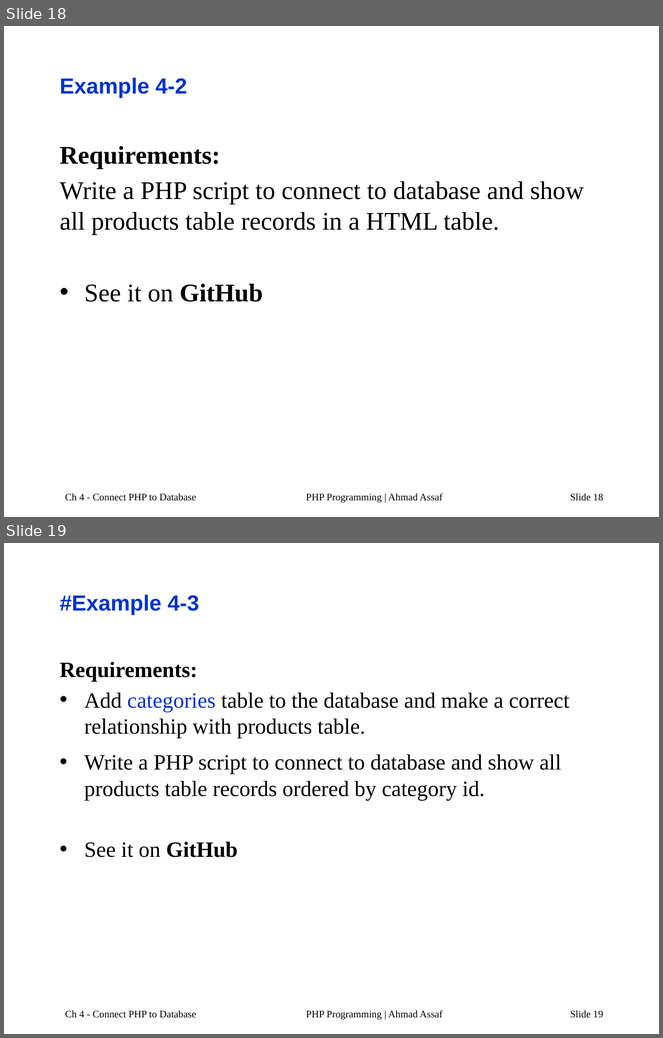
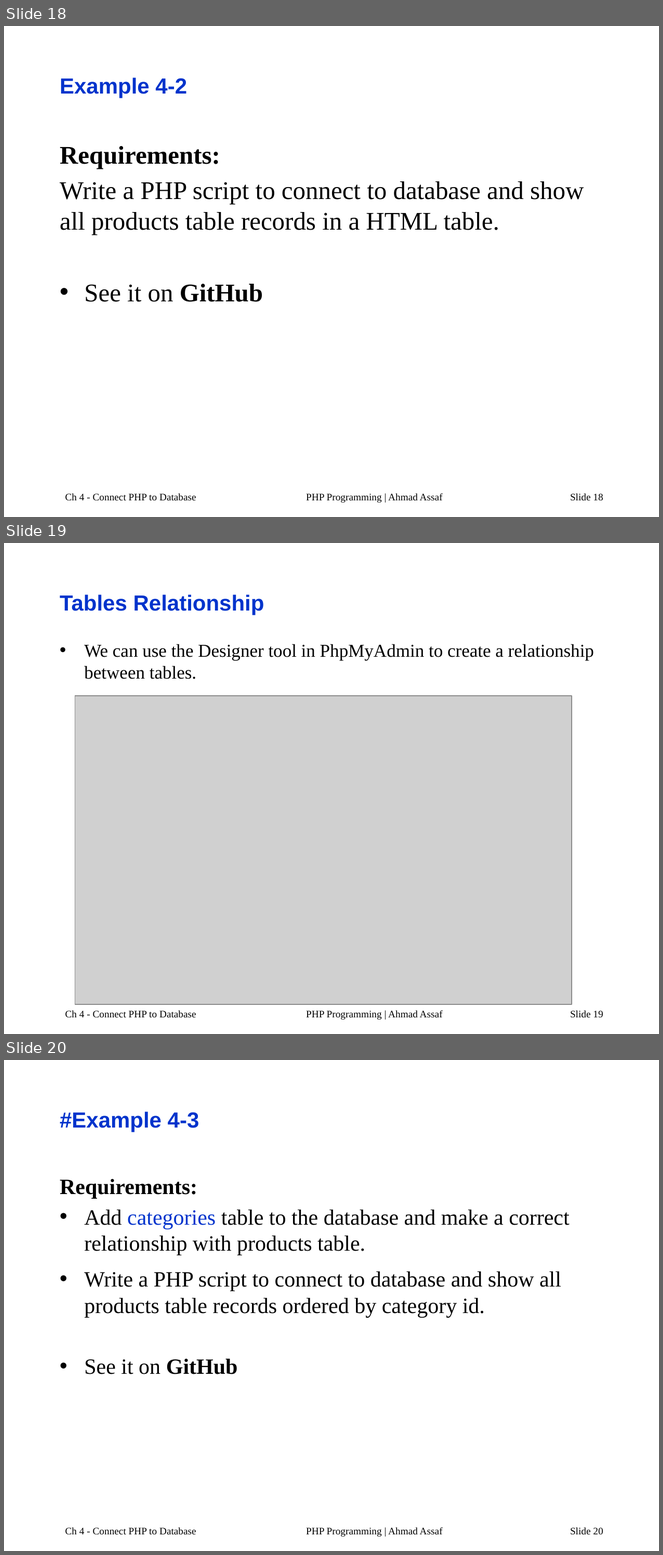
Before and after one commit to AhmadAssafCode/PHP2211, a slide deck: others/PHP-Ch4a.pptx. Shown one above the other, each under a label of ours: slides 18 and 19 before the commit, slides 18, 19 and 20 after it. The pictures are 663x1038 and 663x1555 pixels, drawn with LibreOffice and Linux fonts; fonts in the diff are those of the drawing; grey boxes stand for pictures. Boxes give left, top, right and bottom in pixels: in the first picture for what was removed or moved away, otherwise in the second. Text is boxed around its words. In the diff, an @@ line names an element or a change of style, - is before the commit and + after.

```diff
--- a/others/PHP-Ch4a.pptx
+++ b/others/PHP-Ch4a.pptx
@@ slide 19 added at bbox=[4, 543, 659, 1034], background #FFFFFF @@
@@ title added at bbox=[60, 594, 265, 615], 24 pt, text #0033CC, bold @@
+Tables Relationship
@@ text added at bbox=[84, 644, 594, 679], 20 pt, text #000000 @@
+• We can use the Designer tool in PhpMyAdmin to create a relationship between tables.
@@ picture added at bbox=[75, 696, 571, 1005] @@
@@ text added at bbox=[65, 1010, 196, 1018], 11 pt, text #000000 @@
+Ch 4 - Connect PHP to Database
@@ text added at bbox=[306, 1010, 443, 1020], 11 pt, text #000000 @@
+PHP Programming | Ahmad Assaf
@@ page number added at bbox=[570, 1010, 603, 1018], 11 pt, text #000000 @@
+Slide 19
@@ what was slide 19 is now slide 20 @@
@@ page number at bbox=[570, 1527, 603, 1535]: text changed @@
-Slide 19
+Slide 20
```
Also in this commit, not shown: 7 slides changed, 5 other slides added, 1 other file.
